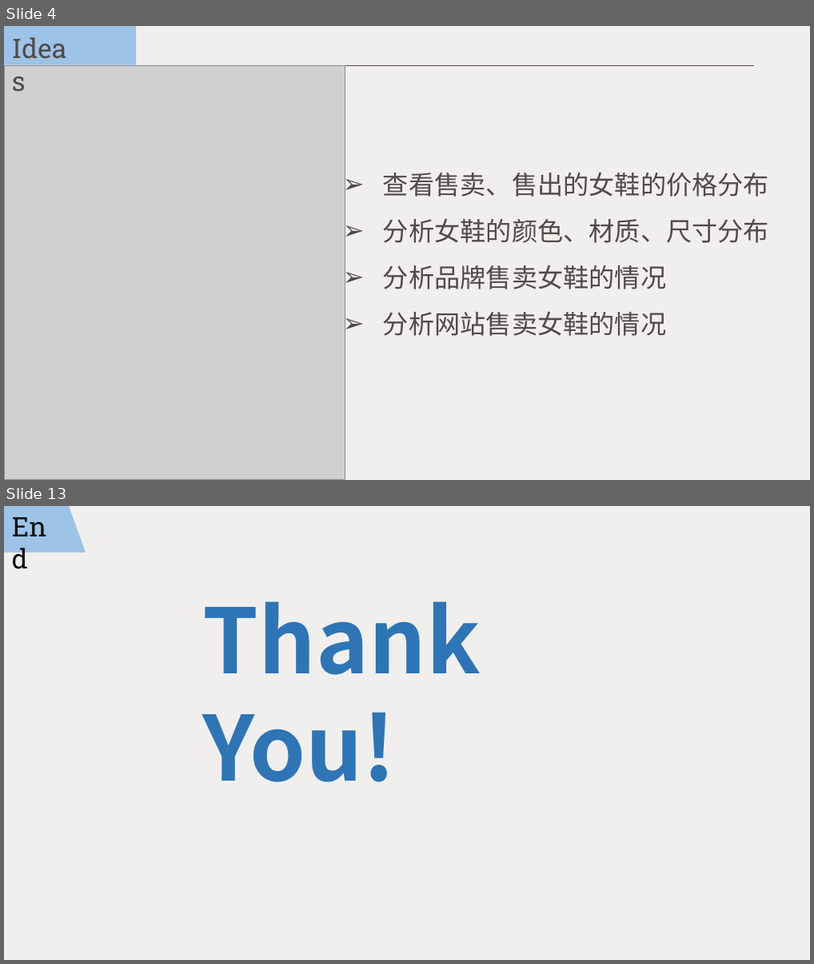
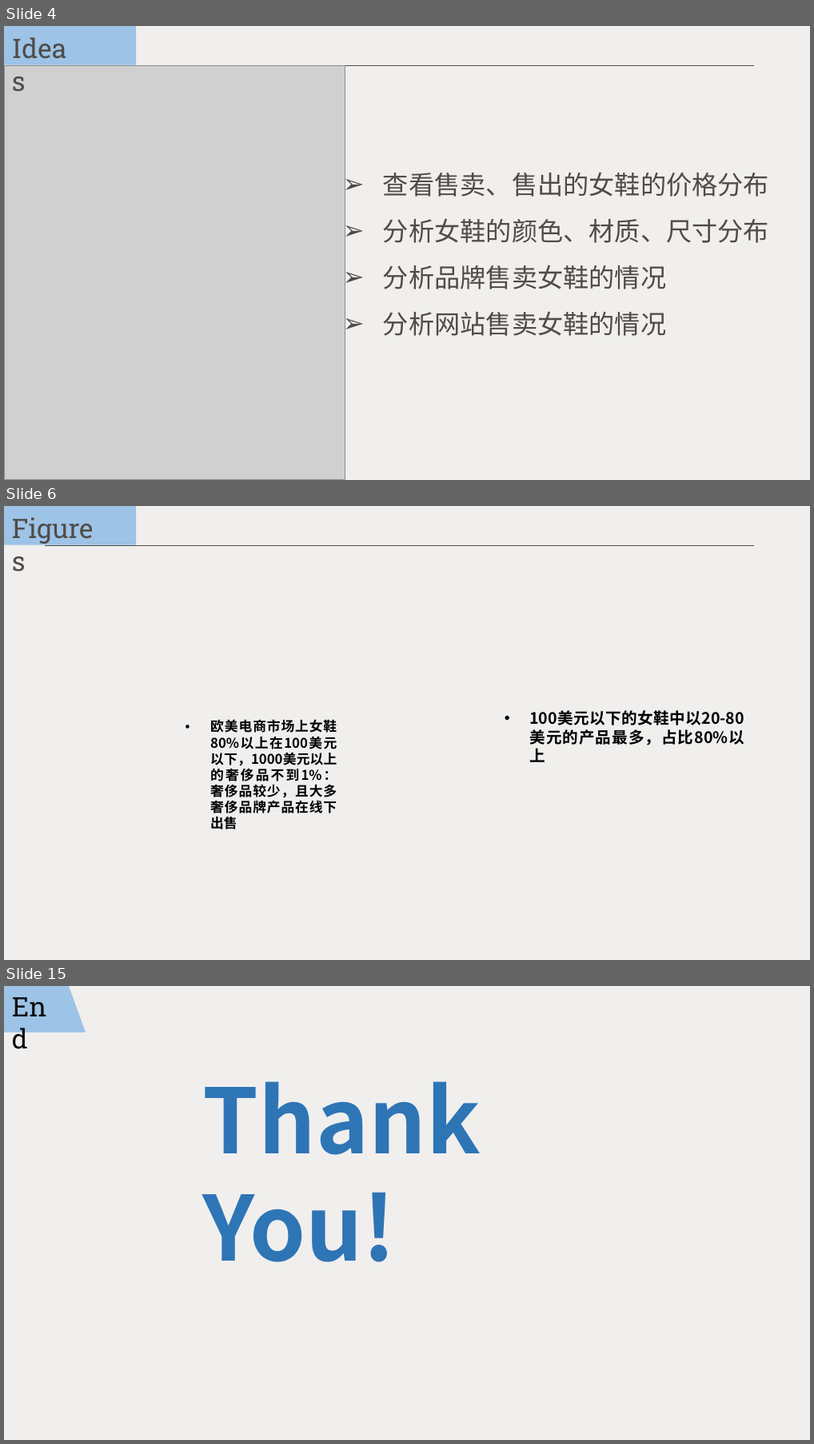
Before and after one commit to ShiyuNie/DataAnalysis-SQLTableauPractice, a slide deck: OnlineWomenShoes.pptx. Shown one above the other, each under a label of ours: slides 4 and 13 before the commit, slides 4, 6 and 15 after it; the slides between them are not shown. The pictures are 814x964 and 814x1444 pixels, drawn with LibreOffice and Linux fonts; fonts in the diff are those of the drawing; grey boxes stand for pictures; background and template pictures are left out. Boxes give left, top, right and bottom in pixels: in the first picture for what was removed or moved away, otherwise in the second. Text is boxed around its words. In the diff, an @@ line names an element or a change of style, - is before the commit and + after.

```diff
--- a/OnlineWomenShoes.pptx
+++ b/OnlineWomenShoes.pptx
@@ slide 6 added at [4, 506, 810, 960], background picture (left out) @@
@@ rectangle added at [4, 506, 136, 544], fill #9DC3E6 @@
@@ text added at [4, 508, 114, 548], 24 pt, text #504B48 @@
+Figures
@@ line added from (754, 545) to (45, 545), #4D4948 0.75 pt @@
@@ text added at [210, 719, 337, 829], 12 pt, text #000000, bold @@
+• 欧美电商市场上女鞋80%以上在100美元以下，1000美元以上的奢侈品不到1%：奢侈品较少，且大多奢侈品牌产品在线下出售
@@ text added at [530, 710, 745, 762], 14 pt, text #000000, bold @@
+• 100美元以下的女鞋中以20-80美元的产品最多，占比80%以上
@@ what was slide 13 is now slide 15 @@
```
Also in this commit, not shown: 4 slides changed, 5 other slides added, 4 slides removed.
